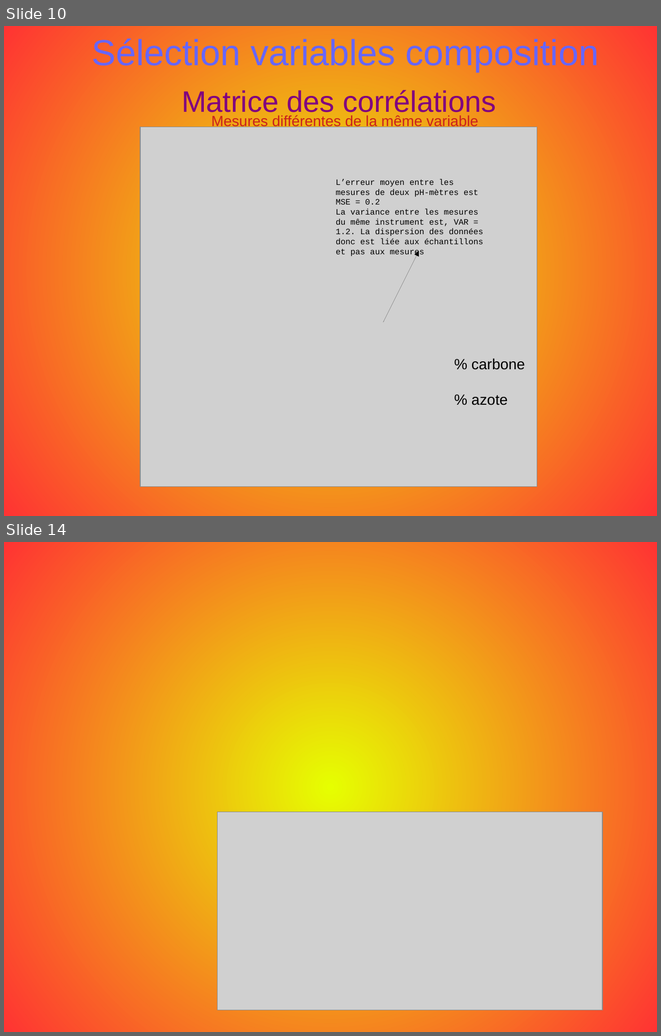
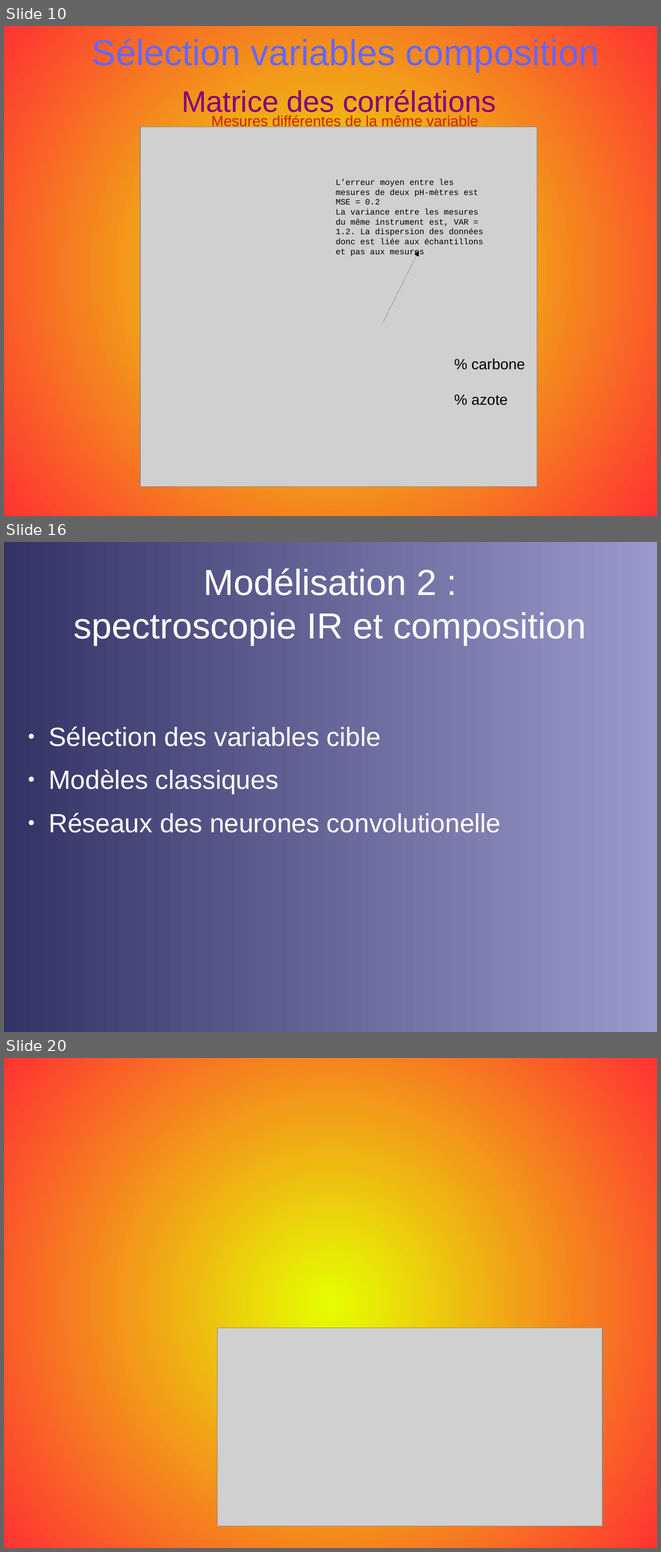
Before and after one commit to opsabarsec/African-soil-chemistry, a slide deck: documents/P7_presentation.odp. Shown one above the other, each under a label of ours: slides 10 and 14 before the commit, slides 10, 16 and 20 after it; the slides between them are not shown. The pictures are 661x1036 and 661x1552 pixels, drawn with LibreOffice and Linux fonts; fonts in the diff are those of the drawing; grey boxes stand for pictures. Boxes give left, top, right and bottom in pixels: in the first picture for what was removed or moved away, otherwise in the second. Text is boxed around its words. In the diff, an @@ line names an element or a change of style, - is before the commit and + after.

```diff
--- a/documents/P7_presentation.odp
+++ b/documents/P7_presentation.odp
@@ slide 16 added at [4, 542, 657, 1032], background gradient #333366 to #9999CC @@
@@ title added at [73, 568, 586, 645], 44 pt, text #FFFFFF @@
+Modélisation 2 :
+spectroscopie IR et composition
@@ text added at [49, 726, 501, 833], 32 pt, text #FFFFFF @@
+● Sélection des variables cible
+● Modèles classiques
+● Réseaux des neurones convolutionelle
@@ what was slide 14 is now slide 20 @@
```
Also in this commit, not shown: 3 slides changed, 5 other slides added, 2 slides removed, 3 other files.
